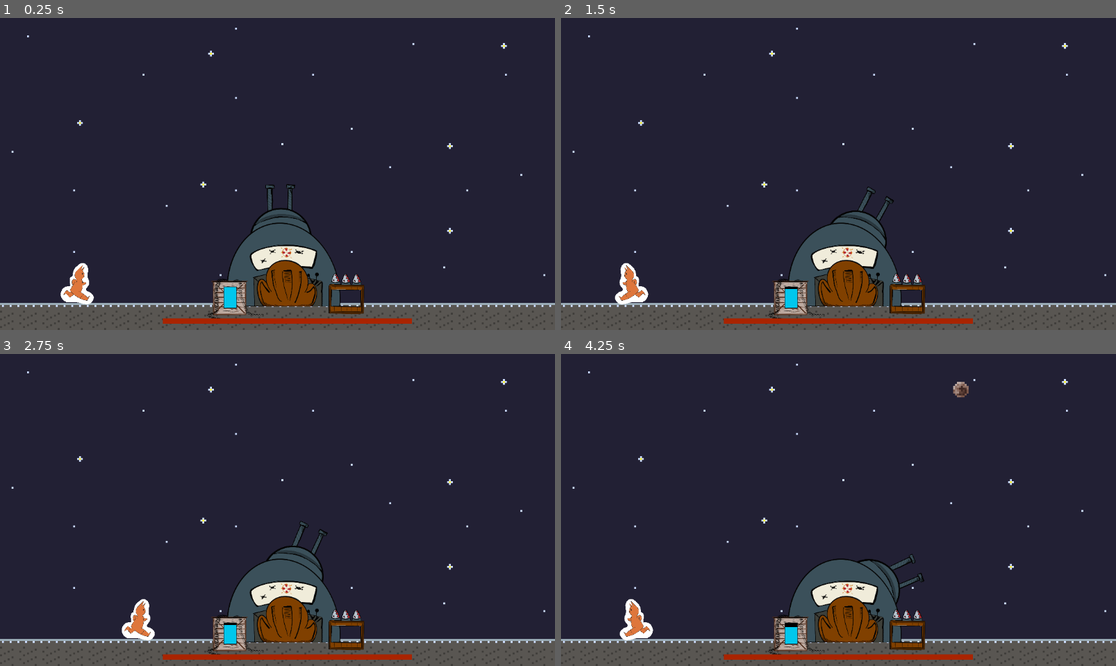
Above: before the commit, frames 1-4 (two rows, left to right).
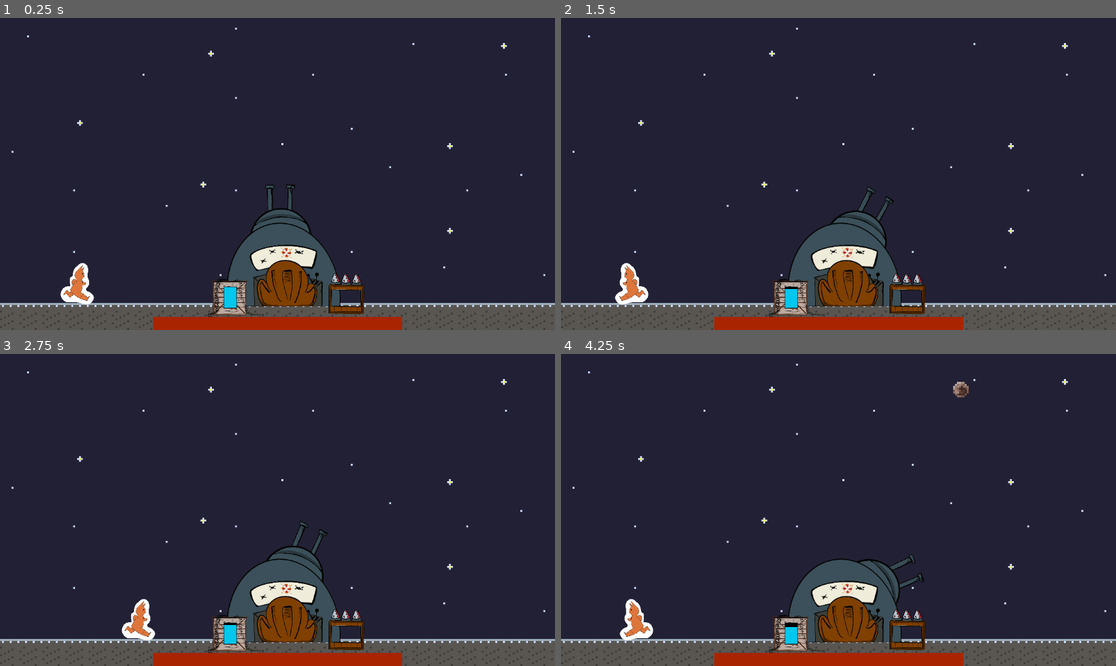
Above: after the commit, the same moments.

Repository: agoryu/galacticDefender
Game: Godot game, scene res://Level/Level.tscn
The game is run twice, just before and just after one commit, with the same random seed, the same clock (stepped at 60 frames per second) and the same inputs.
Inputs:
- Up to frame 1 (0.25 s): no input
- Up to frame 2 (1.5 s): tap Enter (ui_accept) at 0.5, 0.77 s; hold Right (ui_right) from 0.53 s (still down); tap W (p2_accept) at 0.6 s; tap A (p2_left) at 1.35 s
- Up to frame 3 (2.75 s): tap Enter (ui_accept) at 1.52 s; release Right (ui_right) at 2.03 s; hold Left (ui_left) from 2.03 s (still down); hold D (p2_right) from 2.03 s (still down)
- Up to frame 4 (4.25 s): release Left (ui_left) at 2.78 s; release D (p2_right) at 2.78 s; hold Right (ui_right) from 2.78 s (still down); tap W (p2_accept) at 2.85 s; tap Enter (ui_accept) at 3.02, 3.77 s; hold A (p2_left) from 3.53 s (still down)

The runs differ from the first frame. In frame 1, 1.4% of the frame differs, in the area x 10-75%, y 53-100%; in frame 2, 1.4%; in frame 3, 1.5%, in the area x 21-75%, y 53-100%; in frame 4, 1.5%.

Commit message:
feat: game over

Diff:
--- a/Character/Enemy/Asteroid.tscn
+++ b/Character/Enemy/Asteroid.tscn
@@ -26,6 +26,7 @@
 
 [node name="Area2D" type="Area2D" parent="."]
 collision_layer = 4
+collision_mask = 33
 
 [node name="CollisionShape2D" type="CollisionShape2D" parent="Area2D"]
 shape = SubResource("RectangleShape2D_1130v")
--- a/Character/Shooter/Shooter.tscn
+++ b/Character/Shooter/Shooter.tscn
@@ -1,15 +1,17 @@
 [gd_scene load_steps=4 format=3 uid="uid://br5fnl4nn8rlj"]
 
 [ext_resource type="Script" uid="uid://bfxlq2xugxhlv" path="res://Character/Shooter/shooter.gd" id="1_rf7o0"]
-[ext_resource type="Texture2D" uid="uid://bu6xuiu7ogqp7" path="res://Base/canon.png" id="3_3ym74"]
+[ext_resource type="Texture2D" uid="uid://xxoaysgaksjj" path="res://Base/canon.png" id="3_3ym74"]
 
 [sub_resource type="RectangleShape2D" id="RectangleShape2D_rf7o0"]
-size = Vector2(16, 128)
+size = Vector2(88, 68.8)
 
 [node name="Shooter" type="Node2D"]
 script = ExtResource("1_rf7o0")
 
 [node name="Canon" type="CharacterBody2D" parent="."]
+collision_layer = 32
+collision_mask = 0
 
 [node name="Canon" type="Sprite2D" parent="Canon"]
 position = Vector2(0, -115.2)
@@ -17,7 +19,7 @@
 texture = ExtResource("3_3ym74")
 
 [node name="CollisionShape2D" type="CollisionShape2D" parent="Canon"]
-position = Vector2(0, -115.2)
+position = Vector2(-4, -85.6)
 shape = SubResource("RectangleShape2D_rf7o0")
 
 [node name="Spawner1" type="Marker2D" parent="Canon"]
--- a/Game/game.gd
+++ b/Game/game.gd
@@ -1,9 +1,12 @@
 extends Node
 
 signal updateLife
+signal game_over
 
-@export var life = 10 : set = _setLife
+@export var life = 2 : set = _setLife
 
 func _setLife(value):
 	life = value
 	emit_signal("updateLife")
+	if value <= 0:
+		emit_signal("game_over")
--- a/Level/Level.tscn
+++ b/Level/Level.tscn
@@ -1,10 +1,10 @@
-[gd_scene load_steps=7 format=4 uid="uid://q8j5i05gxix8"]
+[gd_scene load_steps=8 format=4 uid="uid://q8j5i05gxix8"]
 
-[ext_resource type="Texture2D" uid="uid://dd0sd5mdv247" path="res://Level/Background.png" id="1_a526m"]
+[ext_resource type="Texture2D" uid="uid://c2e230hb3kqas" path="res://Level/Background.png" id="1_a526m"]
 [ext_resource type="PackedScene" uid="uid://bvfymy5t32du3" path="res://Level/Spawner/AsteroidSpawner.tscn" id="3_cyxyq"]
 [ext_resource type="PackedScene" uid="uid://ksbdxjiwbk84" path="res://Base/Base.tscn" id="3_i5eh5"]
 [ext_resource type="PackedScene" uid="uid://bipb6s1qiv8kd" path="res://Character/Worker/Worker.tscn" id="5_5noo7"]
-[ext_resource type="PackedScene" uid="uid://bhbrcr27hvyts" path="res://UI/Ui.tscn" id="5_u0wck"]
+[ext_resource type="PackedScene" uid="uid://d14sc7v353sc2" path="res://UI/UI.tscn" id="5_u0wck"]
 
 [sub_resource type="TileSetAtlasSource" id="TileSetAtlasSource_r3cbp"]
 texture = ExtResource("1_a526m")
@@ -45,5 +45,3 @@
 position = Vector2(160, 544)
 
 [node name="UI" parent="." instance=ExtResource("5_u0wck")]
-position = Vector2(338, 624)
-scale = Vector2(1, 0.399998)
--- a/Static/Cartridge/Cartridge.tscn
+++ b/Static/Cartridge/Cartridge.tscn
@@ -1,18 +1,27 @@
-[gd_scene load_steps=4 format=3 uid="uid://dskxup7m7k18x"]
+[gd_scene load_steps=5 format=3 uid="uid://dskxup7m7k18x"]
 
 [ext_resource type="Script" uid="uid://d37r0ei3u4tdk" path="res://Static/Cartridge/cartridge.gd" id="1_6xw8h"]
-[ext_resource type="Texture2D" uid="uid://bpqucka2k2sfb" path="res://Static/Cartridge/Cartridge.png" id="2_6xw8h"]
+[ext_resource type="Texture2D" uid="uid://5uhuqy3evt2p" path="res://Static/Cartridge/Cartridge.png" id="2_6xw8h"]
+
+[sub_resource type="Environment" id="Environment_6xw8h"]
+glow_enabled = true
+glow_blend_mode = 1
 
 [sub_resource type="RectangleShape2D" id="RectangleShape2D_6xw8h"]
 
 [node name="Cartridge" type="RigidBody2D"]
 collision_layer = 16
+collision_mask = 33
 script = ExtResource("1_6xw8h")
+
+[node name="WorldEnvironment" type="WorldEnvironment" parent="."]
+environment = SubResource("Environment_6xw8h")
 
 [node name="CollisionShape2D" type="CollisionShape2D" parent="."]
 shape = SubResource("RectangleShape2D_6xw8h")
 
 [node name="Sprite2D" type="Sprite2D" parent="."]
+self_modulate = Color(2, 2, 2, 1)
 texture_filter = 1
 position = Vector2(-2.38419e-07, 0)
 scale = Vector2(4, 4)
--- /dev/null
+++ b/UI/GameOver/GameOver.tscn
@@ -0,0 +1,68 @@
+[gd_scene load_steps=2 format=3 uid="uid://ce8kk8otvyquy"]
+
+[ext_resource type="Script" uid="uid://v8xleukjyna7" path="res://UI/GameOver/game_over.gd" id="1_l8mub"]
+
+[node name="GameOver" type="Control"]
+layout_mode = 3
+anchors_preset = 15
+anchor_right = 1.0
+anchor_bottom = 1.0
+grow_horizontal = 2
+grow_vertical = 2
+script = ExtResource("1_l8mub")
+
+[node name="ColorRect" type="ColorRect" parent="."]
+layout_mode = 1
+anchors_preset = 15
+anchor_right = 1.0
+anchor_bottom = 1.0
+grow_horizontal = 2
+grow_vertical = 2
+color = Color(0.118581, 0.118581, 0.118581, 0.470588)
+
+[node name="GameOver" type="Label" parent="."]
+layout_mode = 1
+anchors_preset = 8
+anchor_left = 0.5
+anchor_top = 0.5
+anchor_right = 0.5
+anchor_bottom = 0.5
+offset_left = -43.5
+offset_top = -11.5
+offset_right = 43.5
+offset_bottom = 11.5
+grow_horizontal = 2
+grow_vertical = 2
+theme_override_colors/font_color = Color(1, 0, 0, 1)
+theme_override_font_sizes/font_size = 60
+text = "Game Over"
+horizontal_alignment = 1
+vertical_alignment = 1
+
+[node name="Button" type="VBoxContainer" parent="."]
+layout_mode = 1
+anchors_preset = 7
+anchor_left = 0.5
+anchor_top = 1.0
+anchor_right = 0.5
+anchor_bottom = 1.0
+offset_left = -64.0
+offset_top = -200.0
+offset_right = 64.0
+offset_bottom = -134.0
+grow_horizontal = 2
+grow_vertical = 0
+
+[node name="Retry" type="Button" parent="Button"]
+layout_mode = 2
+size_flags_vertical = 6
+text = "Retry"
+
+[node name="Exit" type="Button" parent="Button"]
+layout_mode = 2
+text = "Exit
+"
+
+[connection signal="visibility_changed" from="." to="." method="_on_visibility_changed"]
+[connection signal="button_up" from="Button/Retry" to="." method="_on_retry_button_up"]
+[connection signal="button_up" from="Button/Exit" to="." method="_on_exit_button_up"]
--- /dev/null
+++ b/UI/GameOver/game_over.gd
@@ -0,0 +1,13 @@
+extends Control
+
+func _on_retry_button_up() -> void:
+	get_tree().paused = false
+	get_tree().reload_current_scene()
+
+func _on_exit_button_up() -> void:
+	get_tree().paused = false
+	get_tree().quit()
+
+func _on_visibility_changed() -> void:
+	if visible:
+		$Button/Retry.grab_focus()
--- /dev/null
+++ b/UI/UI.tscn
@@ -0,0 +1,34 @@
+[gd_scene load_steps=5 format=3 uid="uid://d14sc7v353sc2"]
+
+[ext_resource type="Script" uid="uid://cit8rn72ls4jg" path="res://UI/ui.gd" id="1_6dd3c"]
+[ext_resource type="PackedScene" uid="uid://ce8kk8otvyquy" path="res://UI/GameOver/GameOver.tscn" id="2_dhe1o"]
+
+[sub_resource type="StyleBoxFlat" id="StyleBoxFlat_pa3ot"]
+bg_color = Color(0, 0, 0, 0.607843)
+
+[sub_resource type="StyleBoxFlat" id="StyleBoxFlat_6dd3c"]
+bg_color = Color(0.662745, 0.141176, 0, 1)
+
+[node name="UI" type="CanvasLayer"]
+process_mode = 3
+script = ExtResource("1_6dd3c")
+
+[node name="ProgressBar" type="ProgressBar" parent="."]
+anchors_preset = 7
+anchor_left = 0.5
+anchor_top = 1.0
+anchor_right = 0.5
+anchor_bottom = 1.0
+offset_left = -258.5
+offset_top = -27.0
+offset_right = 258.5
+grow_horizontal = 2
+grow_vertical = 0
+theme_override_styles/background = SubResource("StyleBoxFlat_pa3ot")
+theme_override_styles/fill = SubResource("StyleBoxFlat_6dd3c")
+step = 1.0
+rounded = true
+show_percentage = false
+
+[node name="GameOver" parent="." instance=ExtResource("2_dhe1o")]
+visible = false
--- a/UI/Ui.tscn
+++ /dev/null
@@ -1,21 +0,0 @@
-[gd_scene load_steps=4 format=3 uid="uid://bhbrcr27hvyts"]
-
-[ext_resource type="Script" uid="uid://cit8rn72ls4jg" path="res://UI/ui.gd" id="1_npdyg"]
-
-[sub_resource type="StyleBoxFlat" id="StyleBoxFlat_npdyg"]
-bg_color = Color(0, 0, 0, 0.607843)
-
-[sub_resource type="StyleBoxFlat" id="StyleBoxFlat_c10ag"]
-bg_color = Color(0.662745, 0.141176, 0, 1)
-
-[node name="UI" type="Node2D"]
-script = ExtResource("1_npdyg")
-
-[node name="ProgressBar" type="ProgressBar" parent="."]
-offset_right = 517.0
-offset_bottom = 27.0
-theme_override_styles/background = SubResource("StyleBoxFlat_npdyg")
-theme_override_styles/fill = SubResource("StyleBoxFlat_c10ag")
-step = 1.0
-rounded = true
-show_percentage = false
--- a/UI/ui.gd
+++ b/UI/ui.gd
@@ -1,11 +1,17 @@
-extends Node2D
+extends CanvasLayer
 
 @onready var lifeBar : ProgressBar = $ProgressBar
+@onready var game_over : Control = $GameOver
 
 func _ready():
 	lifeBar.max_value = Game.life
 	lifeBar.value = Game.life
 	Game.updateLife.connect(_updateLife)
+	Game.game_over.connect(_game_over)
 
 func _updateLife():
 	lifeBar.value = Game.life
+
+func _game_over():
+	get_tree().paused = true
+	game_over.visible = true
--- a/project.godot
+++ b/project.godot
@@ -44,3 +44,8 @@
 2d_physics/layer_3="enemy"
 2d_physics/layer_4="weapon"
 2d_physics/layer_5="cartridge"
+2d_physics/layer_6="canon"
+
+[rendering]
+
+2d/snap/snap_2d_transforms_to_pixel=true
Not shown: 1 places in Character/Enemy/Asteroid.tscn that only renumber resources
Not shown: 1 places in Character/Shooter/Bullet/Bullet.tscn that only renumber resources
Not shown, added: UI/GameOver/game_over.gd.uid
